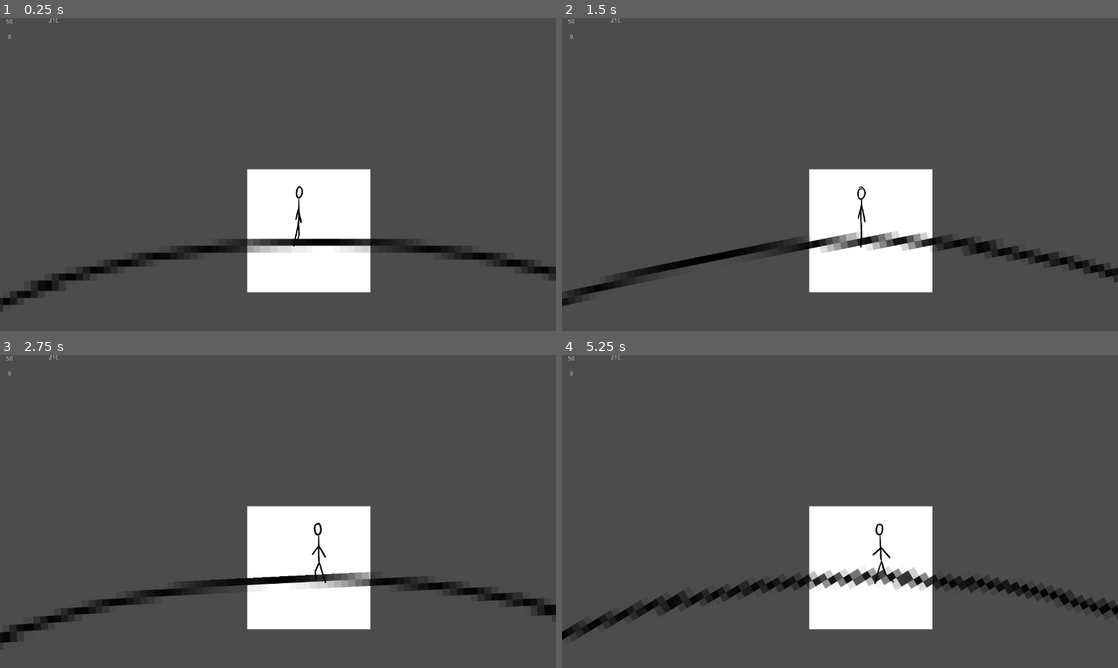
Above: before the commit, frames 1-4 (two rows, left to right).
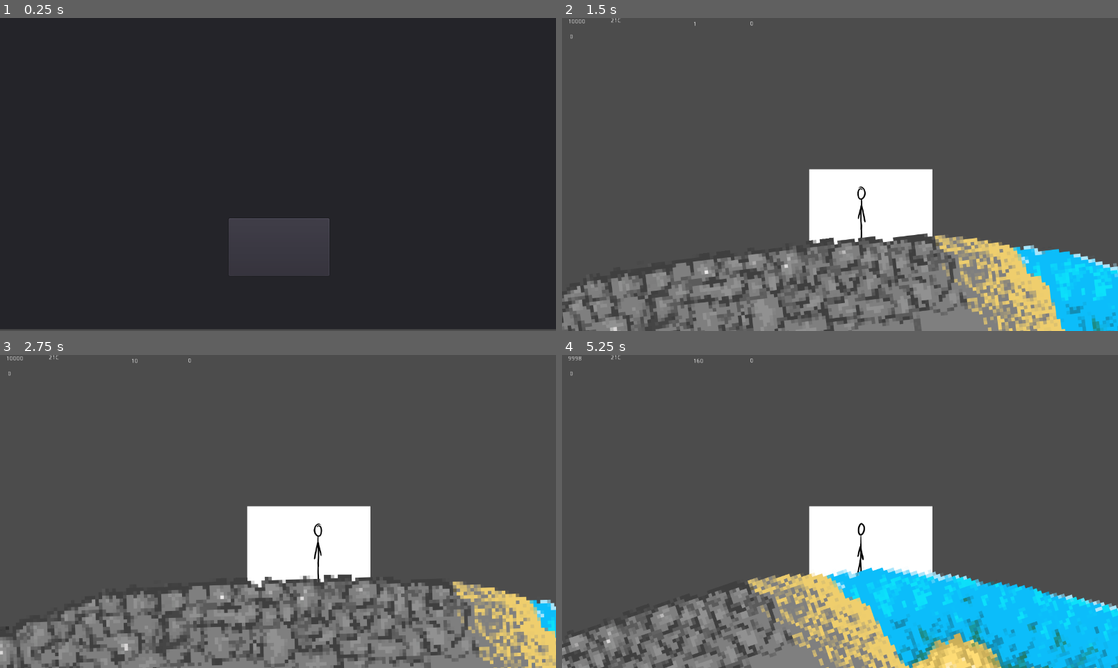
Above: after the commit, the same moments.

Repository: GoksuBay/GGJ
Game: Godot game, scene res://Main menu.tscn
Same seed, same stepped clock (60 frames per second), same inputs: the game is played once before the commit and once after it. Before the commit the project starts from res://Node2D.tscn.
Inputs (mouse positions are in pixels of both pictures, inside the frame that each line leads up to):
- Up to frame 1 (0.25 s): no input
- Up to frame 2 (1.5 s): click (840, 246) at 0.52 s; tap Enter at 1.25 s; hold Right (ui_right) from 1.28 s (still down); tap Space (ui_select) at 1.35 s
- Up to frame 3 (2.75 s): tap Space (ui_select) at 1.52, 1.82, 2.1, 2.27, 2.57 s; release Right (ui_right) at 2.03 s; hold Left (ui_left) from 2.03 s (still down)
- Up to frame 4 (5.25 s): release Left (ui_left) at 2.78 s; hold Right (ui_right) 2.78-4.28 s; tap Space (ui_select) at 2.85, 3.6, 3.77, 4.07, 4.35, 4.52, 4.82, 5.1 s; hold Left (ui_left) from 4.28 s (still down)

The runs differ from the first frame. In frame 1, 97% of the frame differs, in the area x 0-100%, y 0-100%; in frame 2, 21%; in frame 3, 20%; in frame 4, 23%.

Commit message:
asdf

Diff:
--- /dev/null
+++ b/TestGGJ/Control.gd
@@ -0,0 +1,21 @@
+extends Control
+
+
+# Declare member variables here. Examples:
+# var a = 2
+# var b = "text"
+
+
+# Called when the node enters the scene tree for the first time.
+func _ready():
+	pass # Replace with function body.
+
+
+# Called every frame. 'delta' is the elapsed time since the previous frame.
+#func _process(delta):
+#	pass
+
+
+func _on_Start_pressed():
+	get_tree().change_scene("res://Node2D.tscn")
+	pass # Replace with function body.
--- a/TestGGJ/Earth.gd
+++ b/TestGGJ/Earth.gd
@@ -1,11 +1,12 @@
 extends KinematicBody2D
 
 export (int) var speed = 200
-export (float) var rotation_speed = 1
+export (float) var rotation_speed = 0.6
 
 var velocity = Vector2()
 var rotation_dir = 0
 var temperature
+var temp
 
 func get_input():
 	if get_parent().game_ending() != true:
@@ -15,13 +16,16 @@
 			rotation_dir -= 1
 		if Input.is_action_pressed('ui_left'):
 			rotation_dir += 1
-		if (Input.is_action_just_pressed("ui_select") && get_parent().canPlant):
+		if Input.is_action_just_pressed("ui_select") && (rotation > 0.75 || rotation < -2.80) && temp != rotation:
 			get_parent().plant()
+			temp = rotation
+		if Input.is_action_just_pressed("ui_select") && (rotation < -0.29 || rotation > -2.80) && temp != rotation:
+			temp = rotation
+			get_parent().collect()
 	pass
 
 func _physics_process(delta):
 	get_input()
-	get_parent().timer.start()
 	rotation += rotation_dir * rotation_speed * delta
 	velocity = move_and_slide(velocity)
 	get_parent().canPlant = true
@@ -29,4 +33,5 @@
 
 func _ready():
 	temperature = get_parent().temperature
+	temp = 0
 	pass
--- a/TestGGJ/KinematicBody2D.gd
+++ b/TestGGJ/KinematicBody2D.gd
@@ -14,7 +14,7 @@
 	if get_parent().game_ending() != true:
 		earthrot = get_parent().get_node("Earth").rotation
 		print("earth:" , earthrot)
-		if earthrot < -0.89 && earthrot > -2.78:
+		if earthrot < -0.26 && earthrot > -2.78:
 			$AnimatedSprite.play("default")
 			pass
 		else:
--- /dev/null
+++ b/TestGGJ/Main menu.tscn
@@ -0,0 +1,28 @@
+[gd_scene load_steps=2 format=2]
+
+[ext_resource path="res://Control.gd" type="Script" id=1]
+
+[node name="Control" type="Control"]
+anchor_right = 1.0
+anchor_bottom = 1.0
+script = ExtResource( 1 )
+__meta__ = {
+"_edit_use_anchors_": false
+}
+
+[node name="Panel" type="Panel" parent="."]
+margin_right = 1281.0
+margin_bottom = 716.0
+__meta__ = {
+"_edit_use_anchors_": false
+}
+
+[node name="Start" type="Button" parent="Panel"]
+margin_left = 527.499
+margin_top = 460.667
+margin_right = 758.499
+margin_bottom = 592.667
+__meta__ = {
+"_edit_use_anchors_": false
+}
+[connection signal="pressed" from="Panel/Start" to="." method="_on_Start_pressed"]
--- a/TestGGJ/Node2D.gd
+++ b/TestGGJ/Node2D.gd
@@ -13,6 +13,8 @@
 var plantedSeeds = 0
 var time
 var temp_s = 0
+var earthrot
+var rubbish
 
 
 # Declare member variables here. Examples:
@@ -22,44 +24,40 @@
 
 # Called when the node enters the scene tree for the first time.
 func _ready():
+	earthrot = get_node("Earth").rotation
 	numofPeople = 1
 	temperature = 21
-	numofTrees = 50
+	numofTrees = 10000
 	numofSeeds = 0
-	timer = Timer.new()
-	timer.set_wait_time(2)
-	timer.set_one_shot(true)
-	timer.connect("timeout" , self , "timeout_plant")
-	add_child(timer)
+	rubbish = 0
 	pass # Replace with function body.
 
 
 
 func temp_event(numofPeople):
-	if numofTrees < 40:
+	if numofTrees < 5000:
 		temperature = 26-(plantedSeeds/10)
-	if numofTrees < 30:
+	if numofTrees < 1000:
 		temperature = 33-(plantedSeeds/10)
-	if numofTrees < 25:
+	if numofTrees < 500:
 		temperature = 40-(plantedSeeds/10)
-	if numofTrees < 20:
+	if numofTrees < 250:
 		temperature = 46-(plantedSeeds/10)
-	if numofTrees < 15:
+	if numofTrees < 150:
 		temperature = 52-(plantedSeeds/10)
-	if numofTrees < 5:
+	if numofTrees < 50:
 		temperature = 63
 		pass
 
 func _physics_process(delta):
-	print(numofTrees , " " , canPlant)
+	print(is_garden())
 	timer()
 	time = s
 	if game_ending() != true:
 		during_game()
-	if temp_s*numofPeople/10 > 10000 && game_ending() != true:
+	if temp_s*numofPeople > 10000 && game_ending() != true:
 		warm()
 		temp_s = 0
-	timer.start()
 
 	var TreeLabel = get_node("Trees")
 	TreeLabel.text = str(numofTrees)
@@ -70,6 +68,12 @@
 	var TemperatureLabel = get_node("Temperature")
 	TemperatureLabel.text = str(temperature , "C")
 	pass
+
+	var PeopleLabel = get_node("People")
+	PeopleLabel.text = str(numofPeople)
+
+	var RubbishLabel = get_node("Rubbish")
+	RubbishLabel.text = str(rubbish)
 
 	if game_ending():
 		get_node("Game Over").visible = true
@@ -85,13 +89,17 @@
 	pass
 
 func during_game():
-	numofPeople += 1
-	temp_event(numofPeople)
+	if s > 60:
+		numofPeople += 1
+		temp_event(numofPeople)
 	pass
 
 func warm():
 	numofTrees -= 1
-	numofSeeds += 1
+	if numofTrees%10 == 0:
+		numofSeeds += 1
+	if numofPeople%10 == 0:
+		rubbish += 1
 	pass
 
 func timer():
@@ -113,3 +121,14 @@
 func timeout_plant():
 	canPlant = true
 	pass
+
+func is_garden():
+	if earthrot < 0.75 || earthrot > -2.80:
+		return true
+	return false
+	pass
+
+func collect():
+	if rubbish != 0:
+		rubbish -= 1
+	pass
--- a/TestGGJ/Node2D.tscn
+++ b/TestGGJ/Node2D.tscn
@@ -1,6 +1,6 @@
 [gd_scene load_steps=14 format=2]
 
-[ext_resource path="res://dunya_cokbuyuk.png" type="Texture" id=1]
+[ext_resource path="res://dunya_finalest_final_v2.png" type="Texture" id=1]
 [ext_resource path="res://Earth.gd" type="Script" id=2]
 [ext_resource path="res://Node2D.gd" type="Script" id=3]
 [ext_resource path="res://testanim/2.png" type="Texture" id=4]
@@ -78,3 +78,23 @@
 __meta__ = {
 "_edit_use_anchors_": false
 }
+
+[node name="People" type="RichTextLabel" parent="."]
+margin_left = 287.513
+margin_top = 6.08167
+margin_right = 348.513
+margin_bottom = 63.0817
+script = ExtResource( 11 )
+__meta__ = {
+"_edit_use_anchors_": false
+}
+
+[node name="Rubbish" type="RichTextLabel" parent="."]
+margin_left = 419.469
+margin_top = 4.72131
+margin_right = 480.469
+margin_bottom = 61.7213
+script = ExtResource( 11 )
+__meta__ = {
+"_edit_use_anchors_": false
+}
--- a/TestGGJ/project.godot
+++ b/TestGGJ/project.godot
@@ -16,7 +16,7 @@
 [application]
 
 config/name="GGJTest"
-run/main_scene="res://Node2D.tscn"
+run/main_scene="res://Main menu.tscn"
 config/icon="res://icon.png"
 
 [display]
Not shown, added: TestGGJ/dunya_final_gocuman.png.import
Not shown, added: TestGGJ/dunya_finalest_final.png.import
Not shown, added: TestGGJ/dunya_finalest_final_v2.png.import
